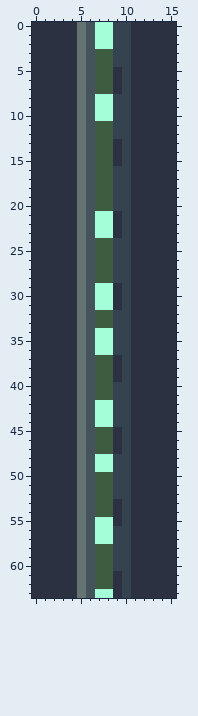
A pixel-art file gets an edit: src/main/art/machines/block/transport/item_conduit_active.aseprite. Above: the version before the commit.
16x64 pixels, 1 frame. Colours within 5 levels of each other are drawn and written as one.
Now the later version:
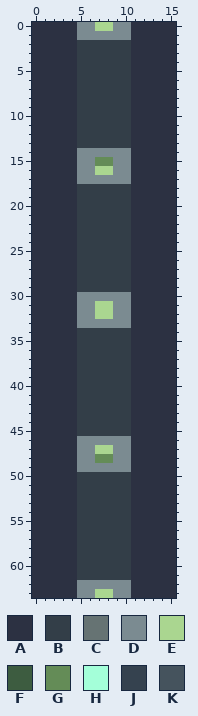
Palette (. is transparent): A #2c3142  B #333e48  C #667373  D #7b8b91  E #aad690  F #3d5c40  G #648c57  H #a4ffd9  J #35424f  K #45535d
Message: Apply guarded furnace and graphite industrial finishes
From old to new:
layer "Solid graphite jacket" added
layer "Metal fittings" added
layer "Service indicator" added
layer "Recess and shade" removed
layer "Brushing and reflected light" removed
layer "Hardware and signals" removed
Changed rows in their new state; - is an unchanged pixel.
Layers "Service indicator", "Metal fittings", "Solid graphite jacket":
first column x 5:
 0 DDEEDD
 1 DDDDDD
 2 BBBBBB
 3 BBBBBB
 4 BBBBBB
 5 BBBBBB
 6 BBBBBB
 7 BBBBBB
 8 BBBBBB
 9 BBBBBB
10 BBBBBB
11 BBBBBB
12 BBBBBB
13 BBBBBB
14 DDDDDD
15 DDGGDD
16 DDEEDD
17 DDDDDD
18 BBBBBB
19 BBBBBB
20 BBBBBB
21 BBBBBB
22 BBBBBB
23 BBBBBB
24 BBBBBB
25 BBBBBB
26 BBBBBB
27 BBBBBB
28 BBBBBB
29 BBBBBB
30 DDDDDD
31 DDEEDD
32 DDEEDD
33 DDDDDD
34 BBBBBB
35 BBBBBB
36 BBBBBB
37 BBBBBB
38 BBBBBB
39 BBBBBB
40 BBBBBB
41 BBBBBB
42 BBBBBB
43 BBBBBB
44 BBBBBB
45 BBBBBB
46 DDDDDD
47 DDEEDD
48 DDGGDD
49 DDDDDD
50 BBBBBB
51 BBBBBB
52 BBBBBB
53 BBBBBB
54 BBBBBB
55 BBBBBB
56 BBBBBB
57 BBBBBB
58 BBBBBB
59 BBBBBB
60 BBBBBB
61 BBBBBB
62 DDDDDD
63 DDEEDD
Where, in picture pixels (left, top, right, bottom), the same in both pictures:
changed: (77, 22, 131, 598)
